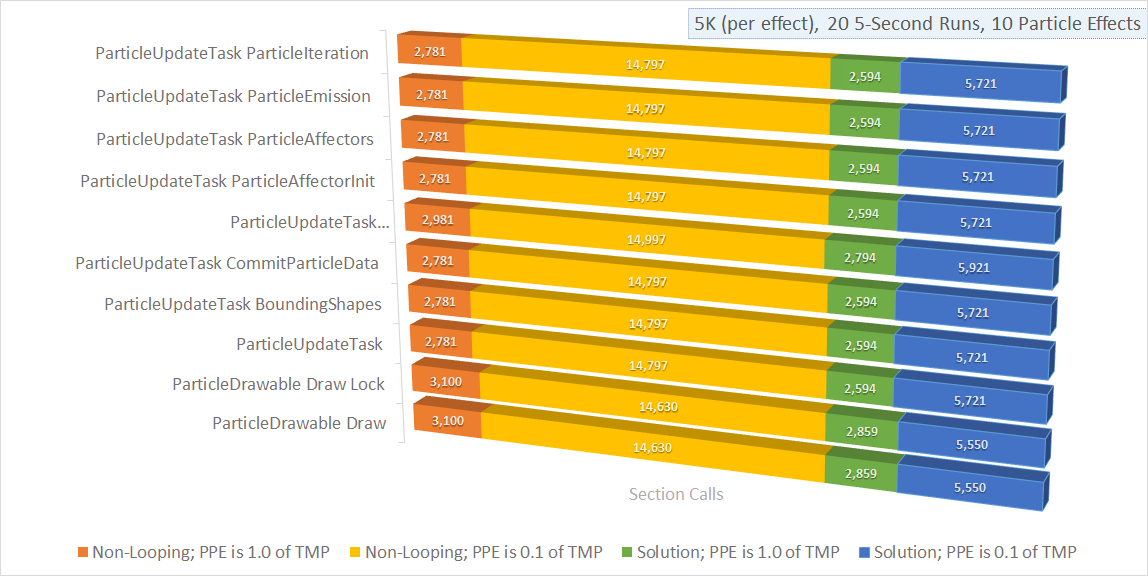
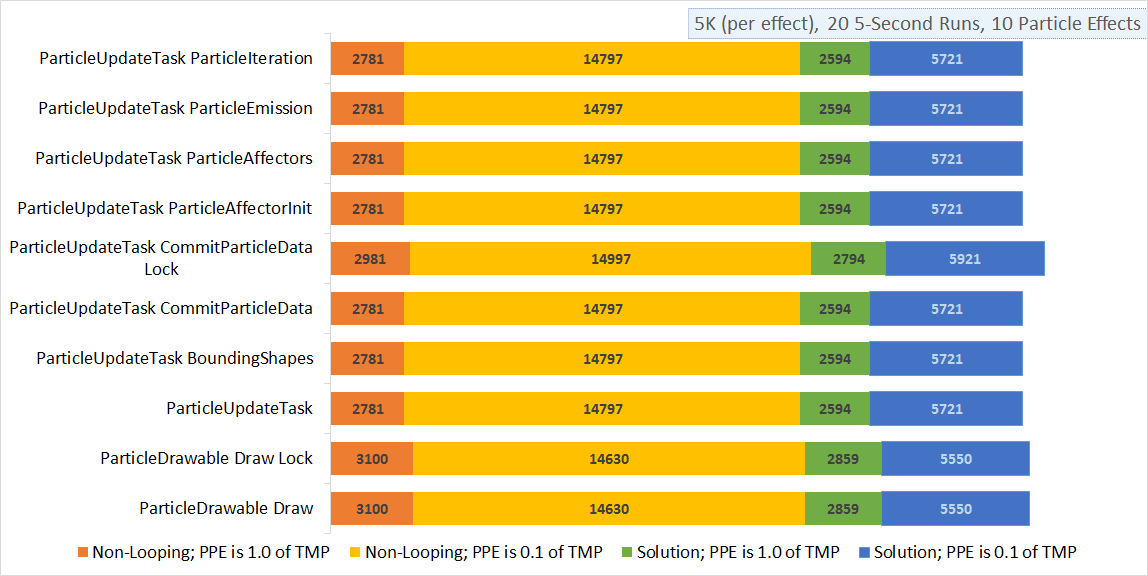
Layered file, before and after one edit (w=1148, h=576). Changes by layer:
added layer "Layer 4" above "Layer 3" over [10, 29, 1077, 561]
